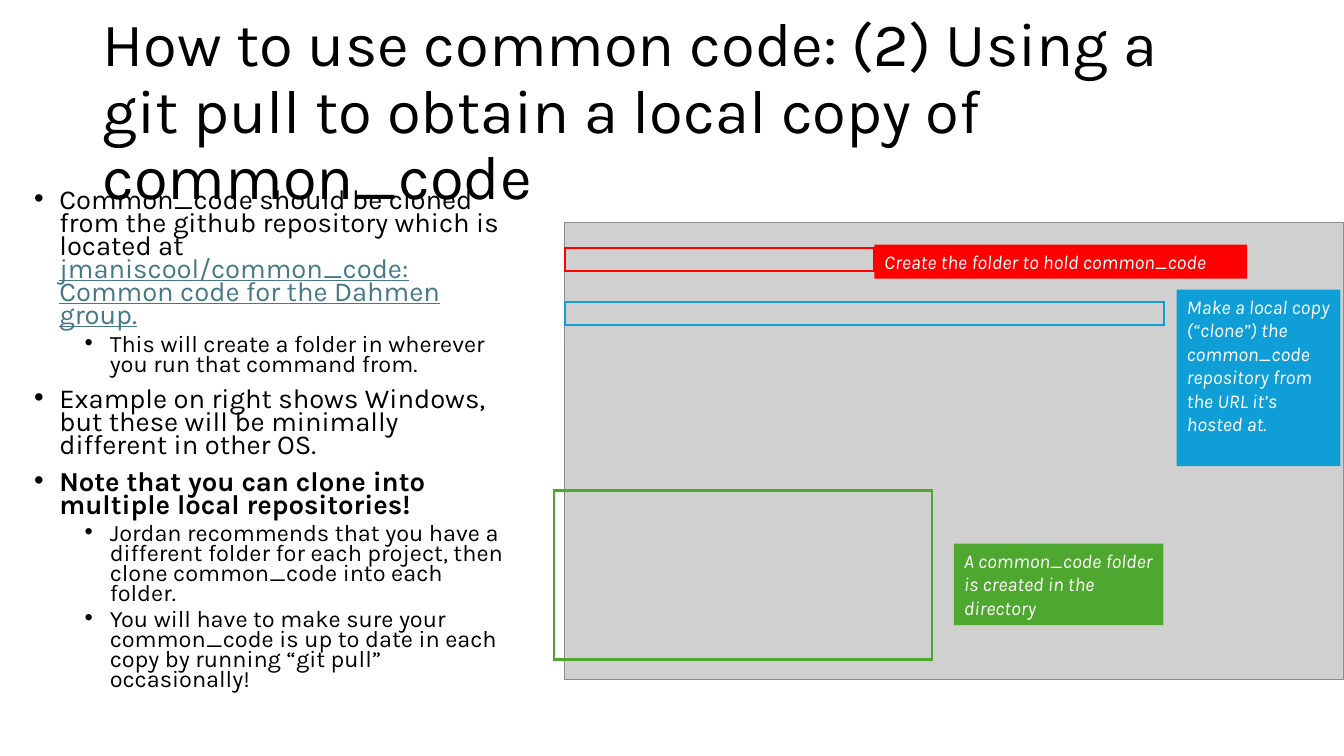
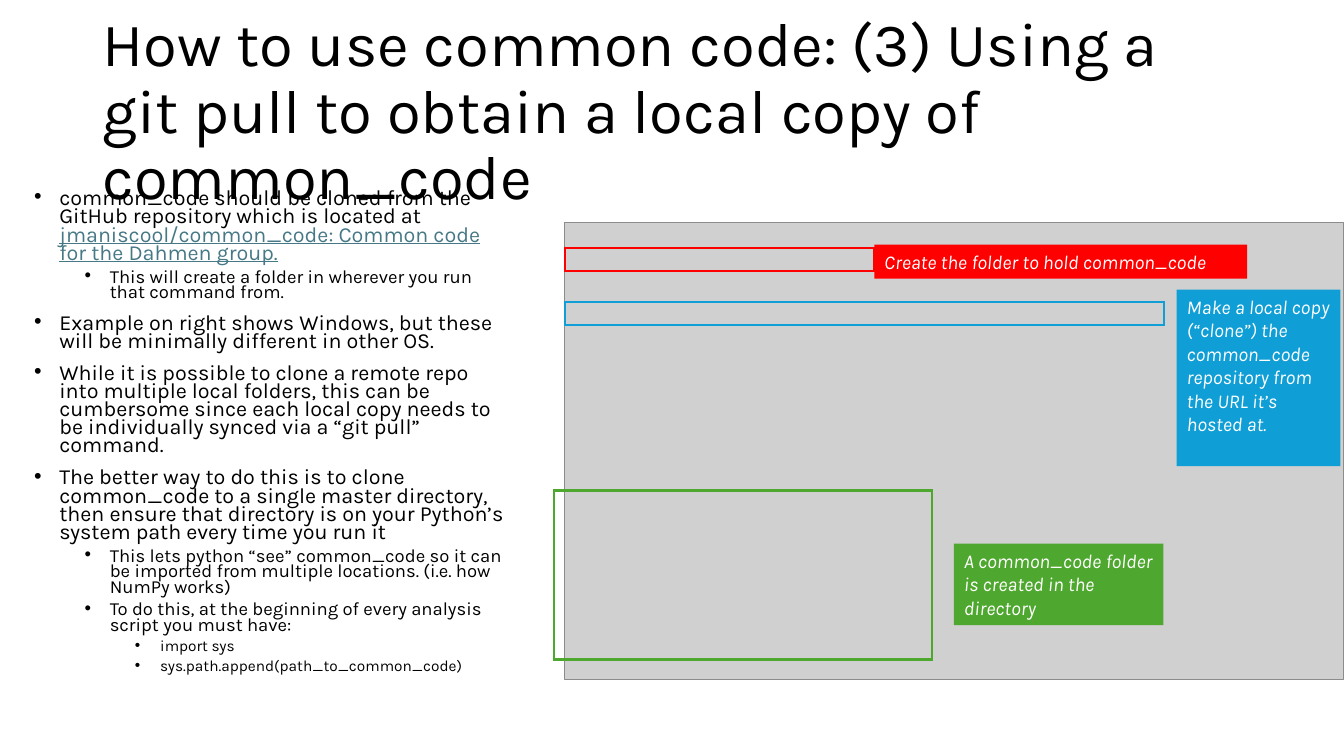
Before and after one commit to jmaniscool/common_code, a slide deck: slide 13 of start_guide.pptx (slide 4 before the commit). Drawn at 1344x756 pixels with LibreOffice and Linux fonts; fonts in the diff are those of the drawing; grey boxes stand for pictures. Boxes give left, top, right and bottom in pixels: in the first picture for what was removed or moved away, otherwise in the second. Text is boxed around its words. In the diff, an @@ line names an element or a change of style, - is before the commit and + after.

```diff
--- a/start_guide.pptx
+++ b/start_guide.pptx
@@ title at (x1=102, y1=21, x2=1158, y2=214): text changed @@
-How to use common code: (2) Using a git pull to obtain a local copy of common_code
+How to use common code: (3) Using a git pull to obtain a local copy of common_code
@@ text at (x1=59, y1=186, x2=480, y2=266): text changed; size 19.6 to 15.4 pt @@
-• Common_code should be cloned from the github repository which is located at jmaniscool/common_code: Common code for the Dahmen group.
+• common_code should be cloned from the GitHub repository which is located at jmaniscool/common_code: Common code for the Dahmen group.
@@ text at (x1=59, y1=270, x2=492, y2=354): size 16.8 to 13.2 pt in "This will create a folder in wherever ..."; size 19.6 to 15.4 pt in "Example on right shows Windows, but these ..." @@
@@ text at (x1=59, y1=365, x2=504, y2=675): text changed; size 16.8 to 15.4 pt @@
-• Note that you can clone into multiple local repositories!
-  • Jordan recommends that you have a different folder for each project, then clone common_code into each folder.
-  • You will have to make sure your common_code is up to date in each copy by running “git pull” occasionally!
+• While it is possible to clone a remote repo into multiple local folders, this can be cumbersome since each local copy needs to be individually synced via a “git pull” command.
+• The better way to do this is to clone common_code to a single master directory, then ensure that directory is on your Python’s system path every time you run it
+  • This lets python “see” common_code so it can be imported from multiple locations. (i.e. how NumPy works)
+  • To do this, at the beginning of every analysis script you must have:
+    • import sys
+    • sys.path.append(path_to_common_code)
```
Also in this commit, not shown: 3 other slides changed, 8 slides added.
